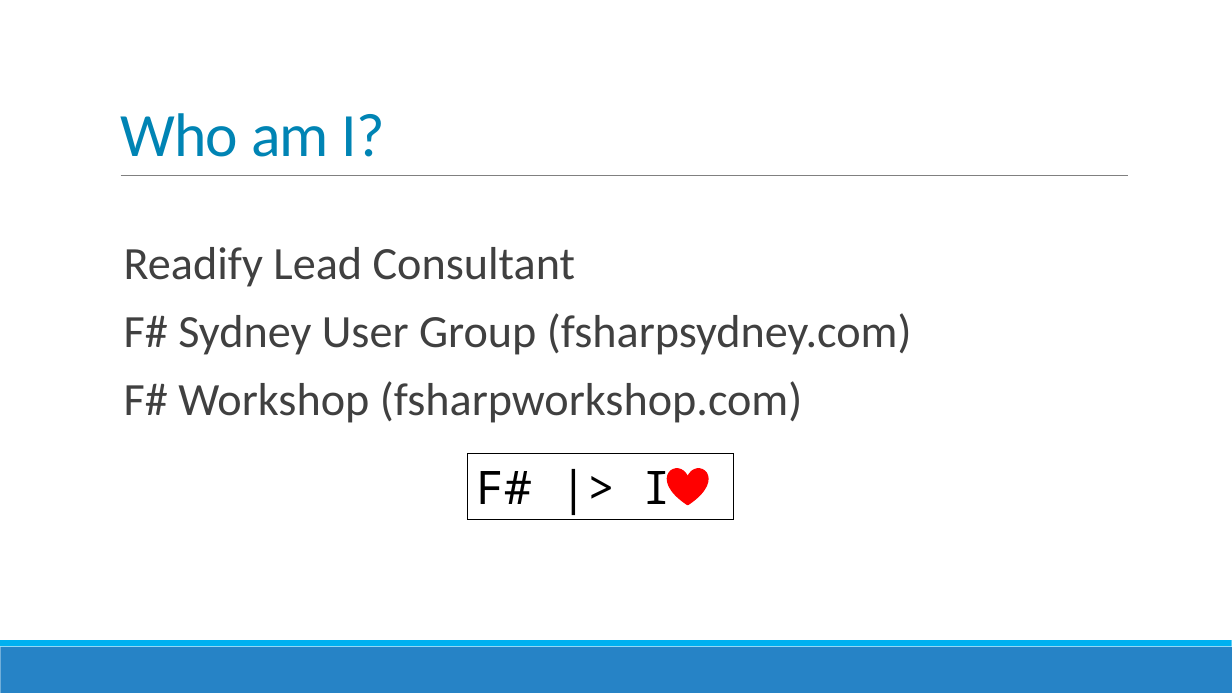
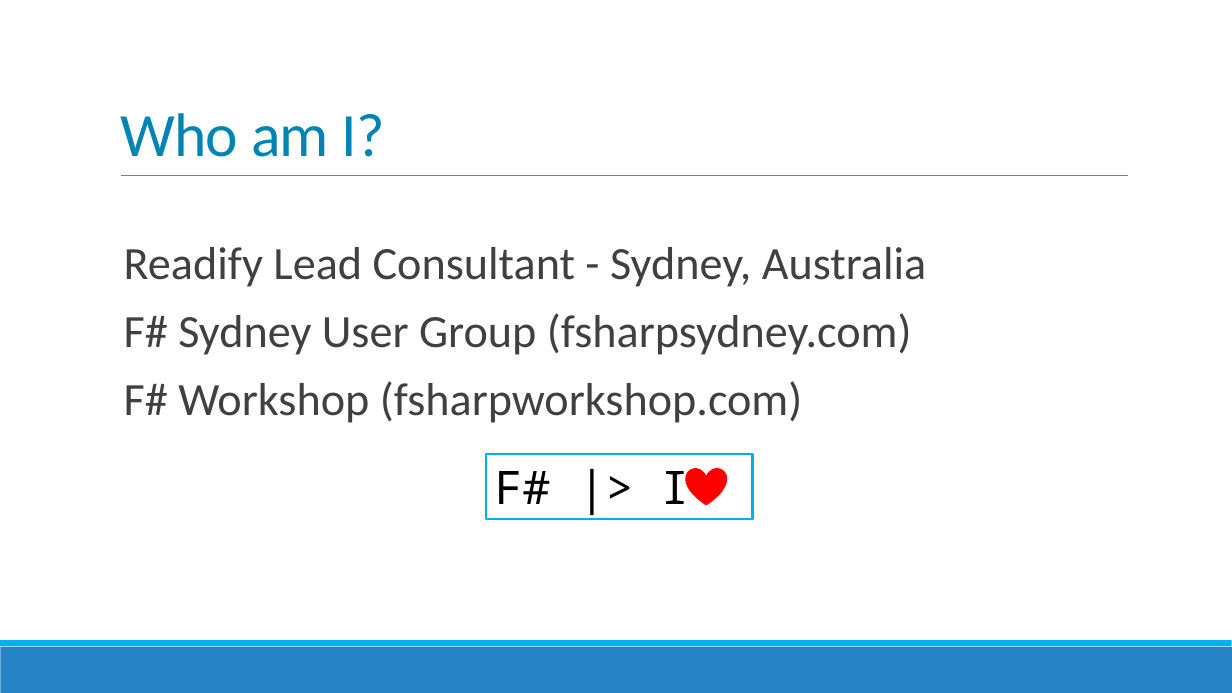
Before and after one commit to jorgef/fivereasons, a slide deck: slide 2 of FiveReasons.pptx. Drawn at 1232x693 pixels with LibreOffice and Linux fonts; fonts in the diff are those of the drawing. Boxes give left, top, right and bottom in pixels: in the first picture for what was removed or moved away, otherwise in the second. Text is boxed around its words. In the diff, an @@ line names an element or a change of style, - is before the commit and + after.

```diff
--- a/FiveReasons.pptx
+++ b/FiveReasons.pptx
@@ text at (124, 247, 927, 287): text changed @@
-  Readify Lead Consultant
+  Readify Lead Consultant - Sydney, Australia
@@ rectangle "F# |> I": place and size @@
-rectangle "F# |> I" at (468, 454, 734, 519)
+rectangle "F# |> I" at (486, 454, 752, 519)
@@ rectangle "F# |> I" at (486, 454, 752, 519): outline #000000 0.75 pt to #00B0F0 2 pt @@
@@ heart: place and size @@
-heart at (668, 469, 708, 505)
+heart at (687, 469, 726, 505)
```
Also in this commit, not shown: 19 other slides changed.
